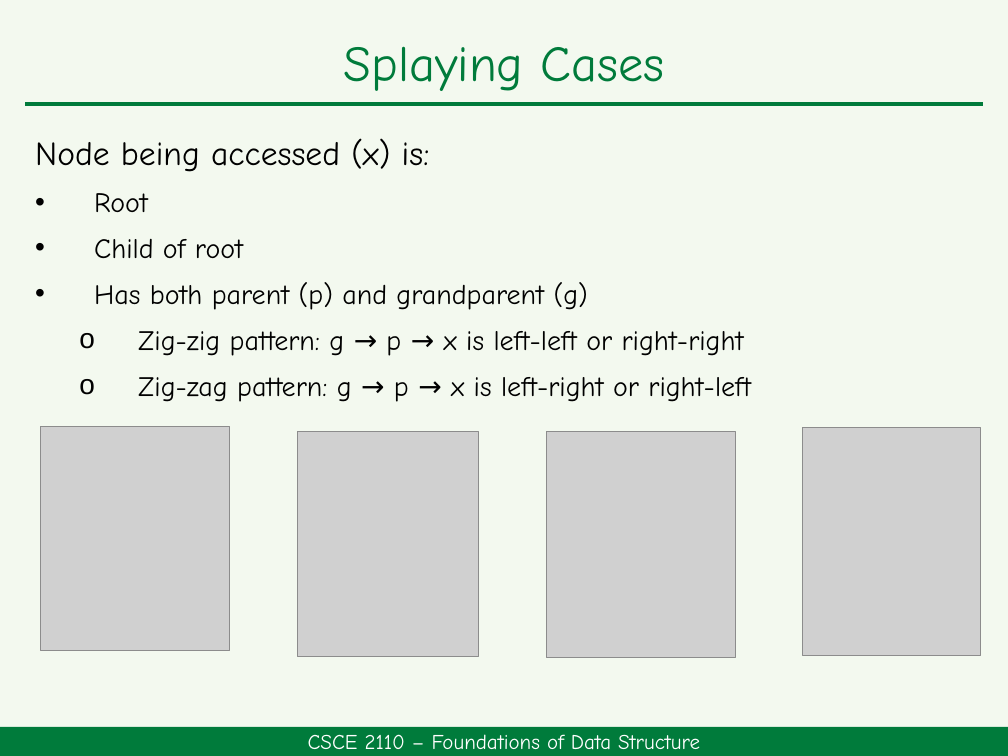
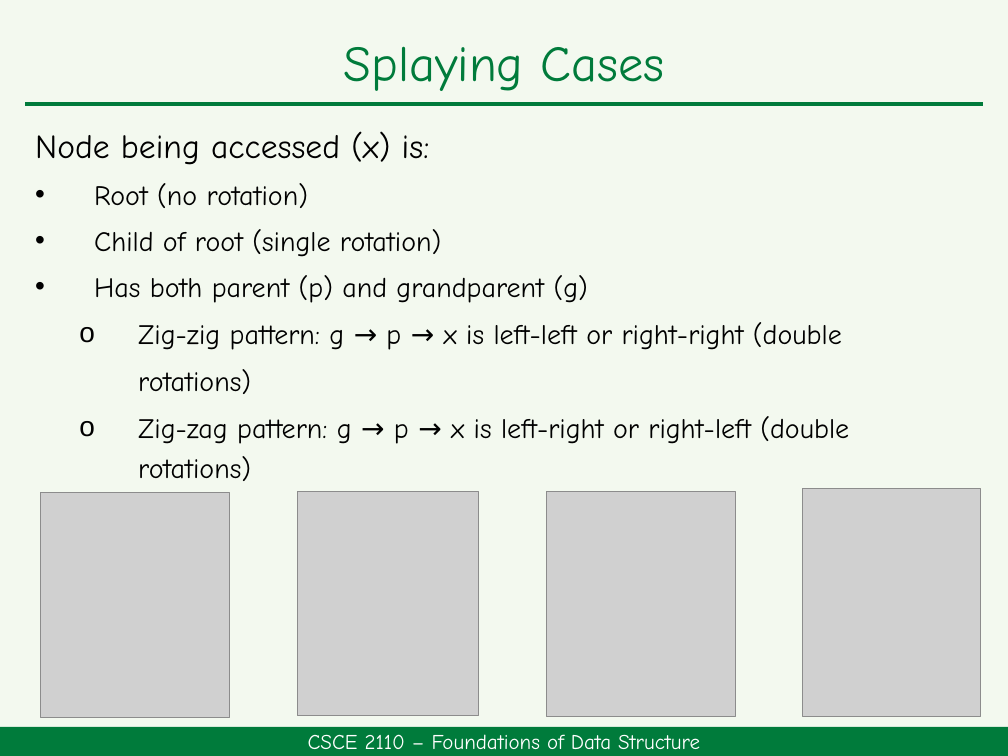
Before and after one commit to HengFan2010/hengfan2010.github.io, a slide deck: slide 7 of teaching/25F-2110/slides/2110-topic 6-Splay Tree.pptx. Drawn at 1008x756 pixels with LibreOffice and Linux fonts; fonts in the diff are those of the drawing; grey boxes stand for pictures. Boxes give left, top, right and bottom in pixels: in the first picture for what was removed or moved away, otherwise in the second. Text is boxed around its words. In the diff, an @@ line names an element or a change of style, - is before the commit and + after.

```diff
--- a/teaching/25F-2110/slides/2110-topic 6-Splay Tree.pptx
+++ b/teaching/25F-2110/slides/2110-topic 6-Splay Tree.pptx
@@ text "Node being accessed (x) is:": place and size @@
-text "Node being accessed (x) is:" at box(35, 138, 751, 402)
+text "Node being accessed (x) is:" at box(35, 131, 849, 444)
@@ text at box(94, 183, 441, 257): text changed @@
-• Root
-• Child of root
+• Root (no rotation)
+• Child of root (single rotation)
@@ text at box(138, 322, 849, 444): text changed @@
-  o Zig-zig pattern: g → p → x is left-left or right-right
-  o Zig-zag pattern: g → p → x is left-right or right-left
+  o Zig-zig pattern: g → p → x is left-left or right-right (double rotations)
+  o Zig-zag pattern: g → p → x is left-right or right-left (double rotations)
@@ picture: place and size @@
-picture at box(40, 426, 230, 651)
+picture at box(40, 493, 230, 718)
@@ 3 pictures: place and size @@
-3 pictures at box(297, 427, 980, 657)
+3 pictures at box(297, 489, 980, 717)
```
Also in this commit, not shown: 4 other slides changed, 3 other files.
